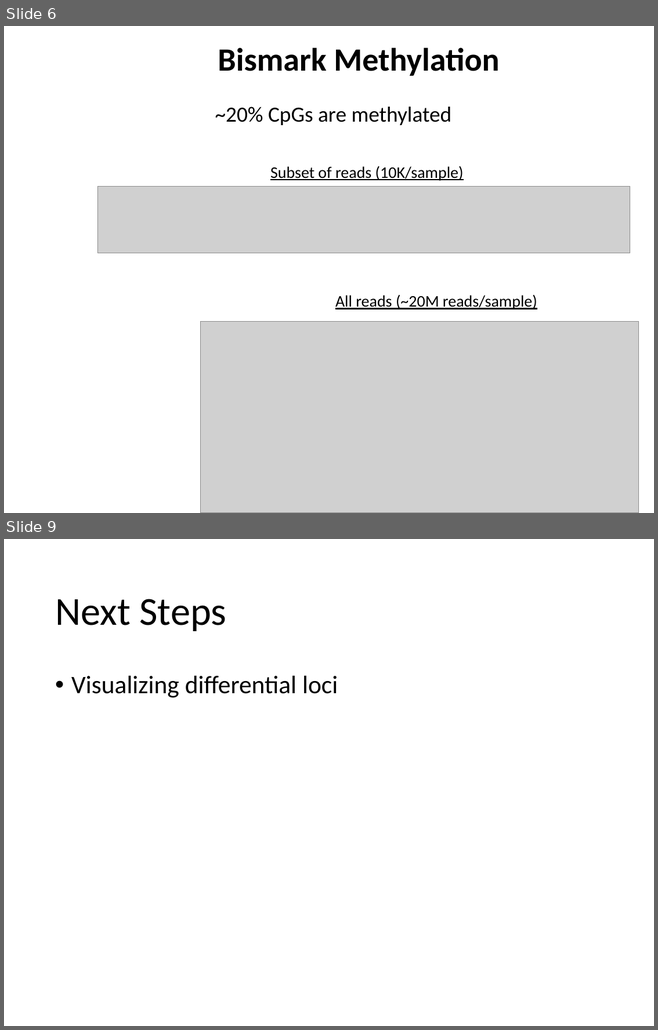
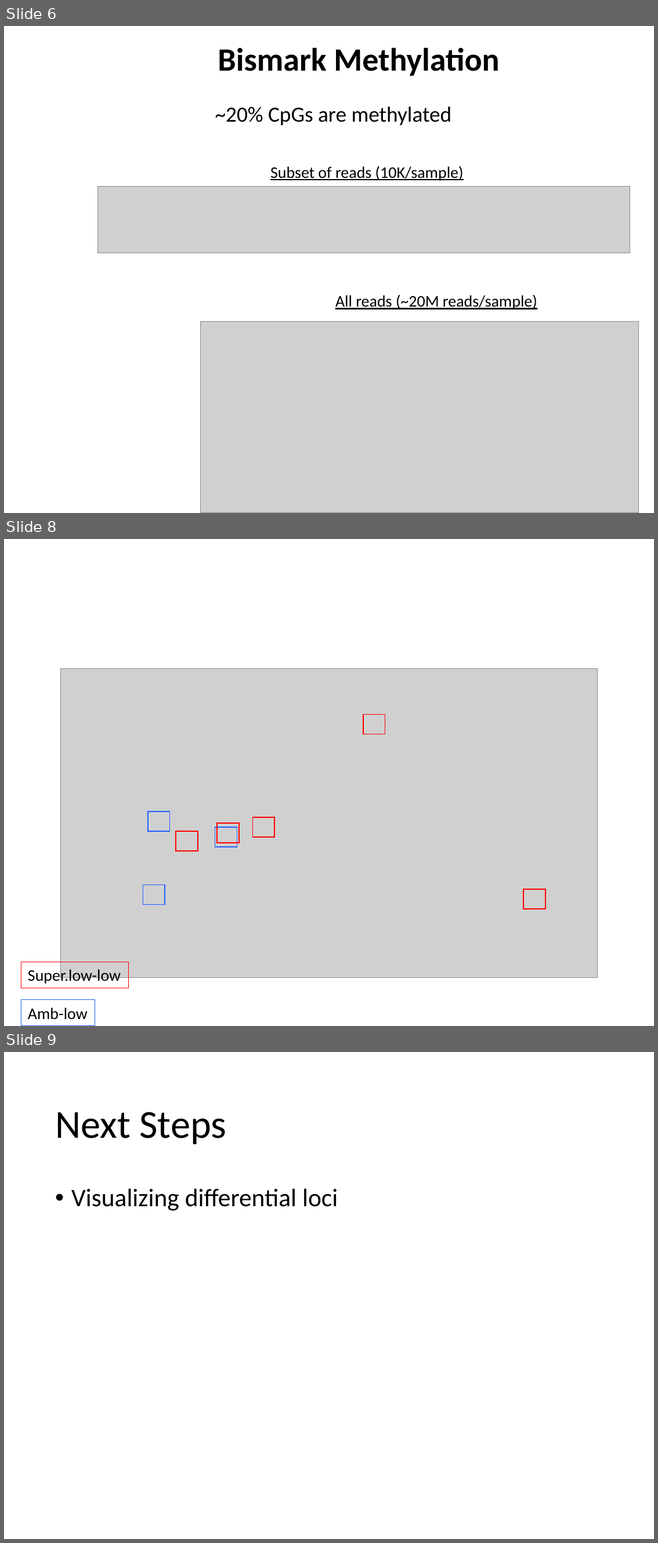
Before and after one commit to shellytrigg/Shelly_Pgenerosa, a slide deck: analyses/FSH546_presentation.pptx. Shown one above the other, each under a label of ours: slides 6 and 9 before the commit, slides 6, 8 and 9 after it; the slides between them are not shown. The pictures are 658x1030 and 658x1543 pixels, drawn with LibreOffice and Linux fonts; fonts in the diff are those of the drawing; grey boxes stand for pictures. Boxes give left, top, right and bottom in pixels: in the first picture for what was removed or moved away, otherwise in the second. Text is boxed around its words. In the diff, an @@ line names an element or a change of style, - is before the commit and + after.

```diff
--- a/analyses/FSH546_presentation.pptx
+++ b/analyses/FSH546_presentation.pptx
@@ slide 8 added at bbox=[4, 539, 654, 1026], background #FFFFFF @@
@@ picture added at bbox=[60, 669, 597, 978] @@
@@ rectangle added at bbox=[362, 714, 384, 734], outline #FF0000 1 pt @@
@@ rectangle added at bbox=[148, 812, 170, 831], outline #205EFF 1 pt @@
@@ rectangle added at bbox=[176, 831, 198, 851], outline #FF0000 1 pt @@
@@ rectangle added at bbox=[215, 827, 237, 847], outline #205EFF 1 pt @@
@@ rectangle added at bbox=[217, 824, 239, 843], outline #FF0000 1 pt @@
@@ rectangle added at bbox=[252, 817, 274, 837], outline #FF0000 1 pt @@
@@ rectangle added at bbox=[143, 885, 165, 905], outline #205EFF 1 pt @@
@@ rectangle added at bbox=[523, 889, 545, 908], outline #FF0000 1 pt @@
@@ rectangle added at bbox=[21, 962, 129, 988], outline #FF0000 0.75 pt, 18 pt, text #000000 @@
+Super.low-low
@@ rectangle added at bbox=[21, 1000, 95, 1026], outline #205EFF 0.75 pt, 18 pt, text #000000 @@
+Amb-low
```
Also in this commit, not shown: 1 other slide added, 2 slides removed, 16 other files.
